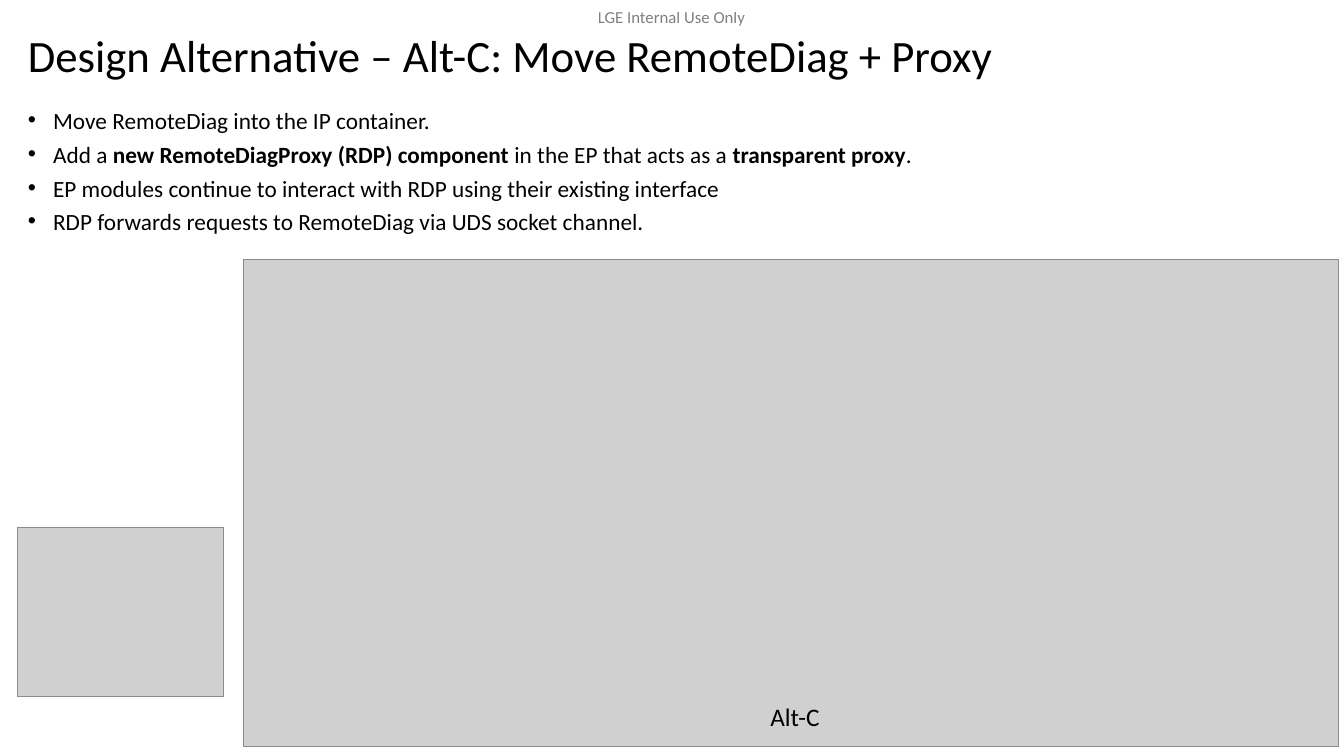
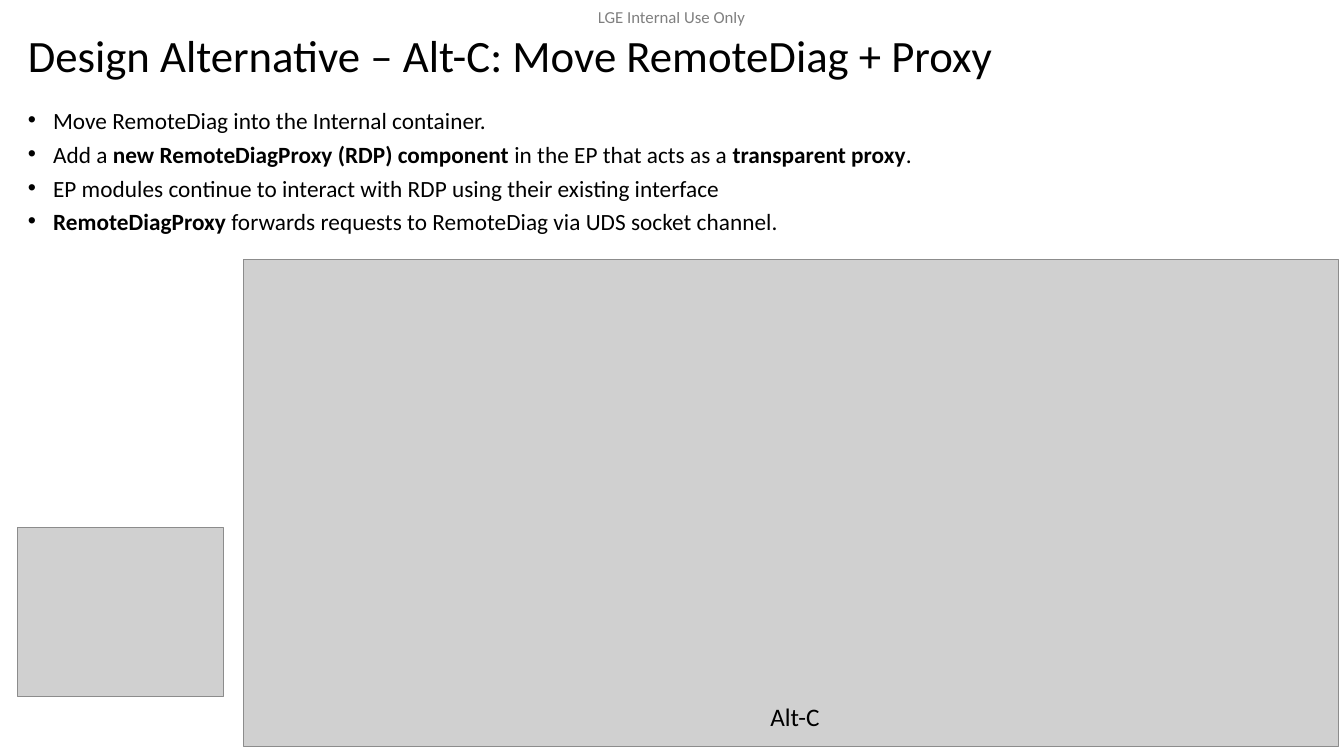
Before and after one commit to btqt/fe, a slide deck: slide 10 of design/FE_phi.vu_Design of Secure Remote Diag on Container Separation Architecture_final.pptx. Drawn at 1344x756 pixels with LibreOffice and Linux fonts; fonts in the diff are those of the drawing; grey boxes stand for pictures; background and template pictures are left out. Boxes give left, top, right and bottom in pixels: in the first picture for what was removed or moved away, otherwise in the second. Text is boxed around its words. In the diff, an @@ line names an element or a change of style, - is before the commit and + after.

Commit message:
update

```diff
--- a/design/FE_phi.vu_Design of Secure Remote Diag on Container Separation Architecture_final.pptx
+++ b/design/FE_phi.vu_Design of Secure Remote Diag on Container Separation Architecture_final.pptx
@@ text at (x1=53, y1=113, x2=486, y2=133): text changed @@
-• Move RemoteDiag into the IP container.
+• Move RemoteDiag into the Internal container.
@@ text at (x1=53, y1=213, x2=778, y2=234): text changed @@
-• RDP forwards requests to RemoteDiag via UDS socket channel.
+• RemoteDiagProxy forwards requests to RemoteDiag via UDS socket channel.
```
Also in this commit, not shown: 3 other slides changed.
